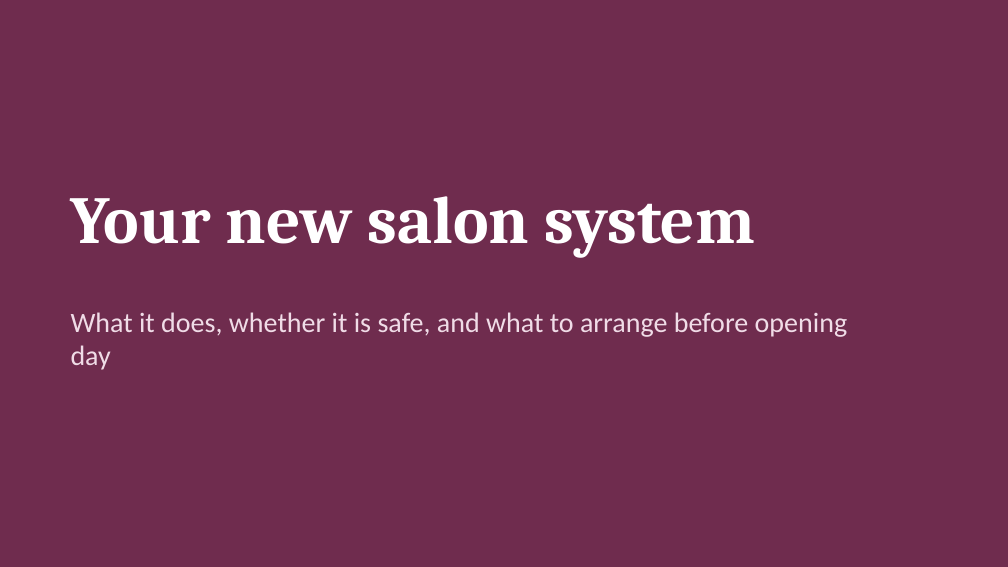
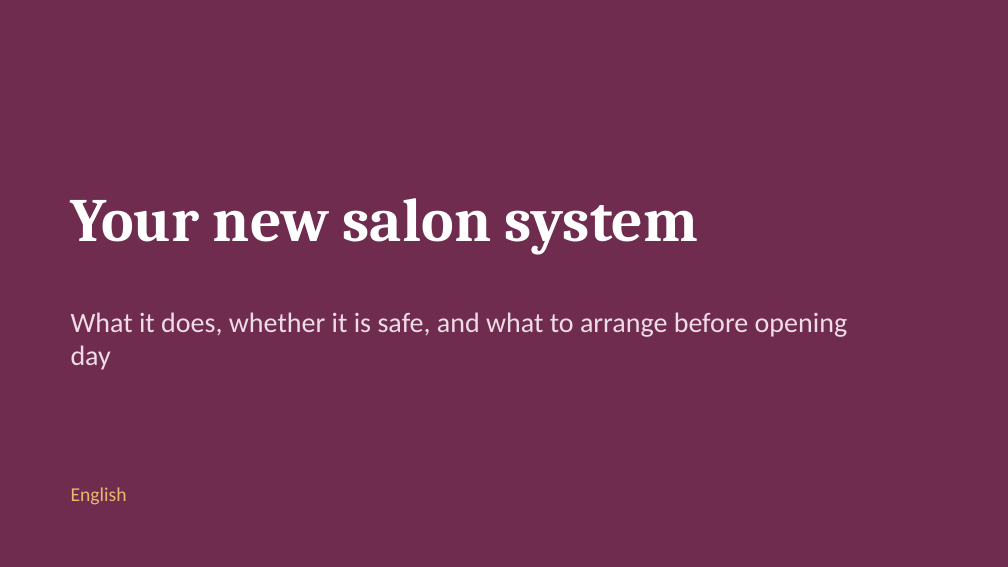
Before and after one commit to maahircm/SALON-MANA, a slide deck: slide 1 of docs/Salon_Owner_Summary.pptx. Drawn at 1008x567 pixels with LibreOffice and Linux fonts; fonts in the diff are those of the drawing. Boxes give left, top, right and bottom in pixels: in the first picture for what was removed or moved away, otherwise in the second. Text is boxed around its words. In the diff, an @@ line names an element or a change of style, - is before the commit and + after.

```diff
--- a/docs/Salon_Owner_Summary.pptx
+++ b/docs/Salon_Owner_Summary.pptx
@@ text "Your new salon system" at bbox=[71, 198, 698, 255]: size 48 to 44 pt @@
@@ text added at bbox=[71, 487, 127, 505], 14 pt, text #E9B872 @@
+English
```
Also in this commit, not shown: 1 other slide changed, 5 slides added.
